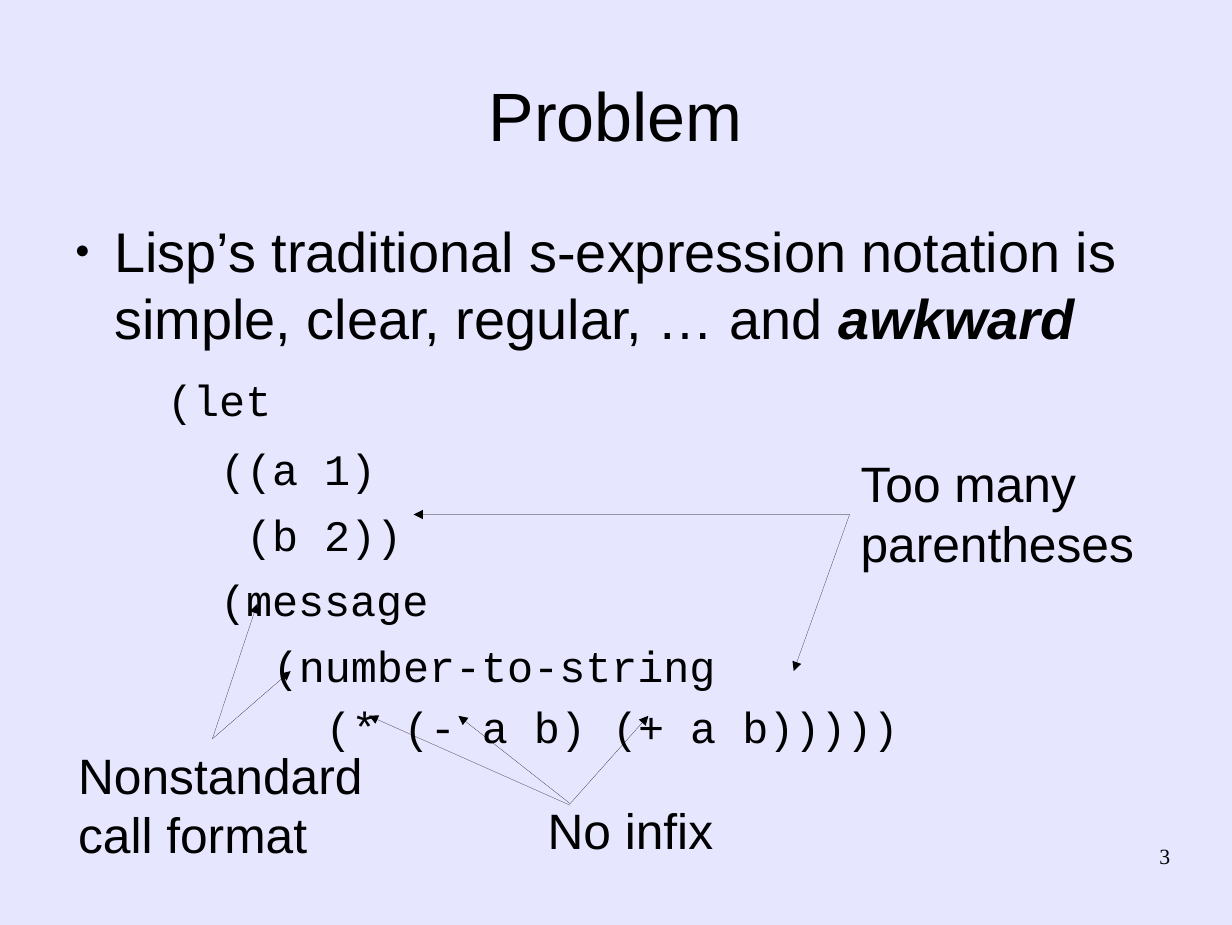
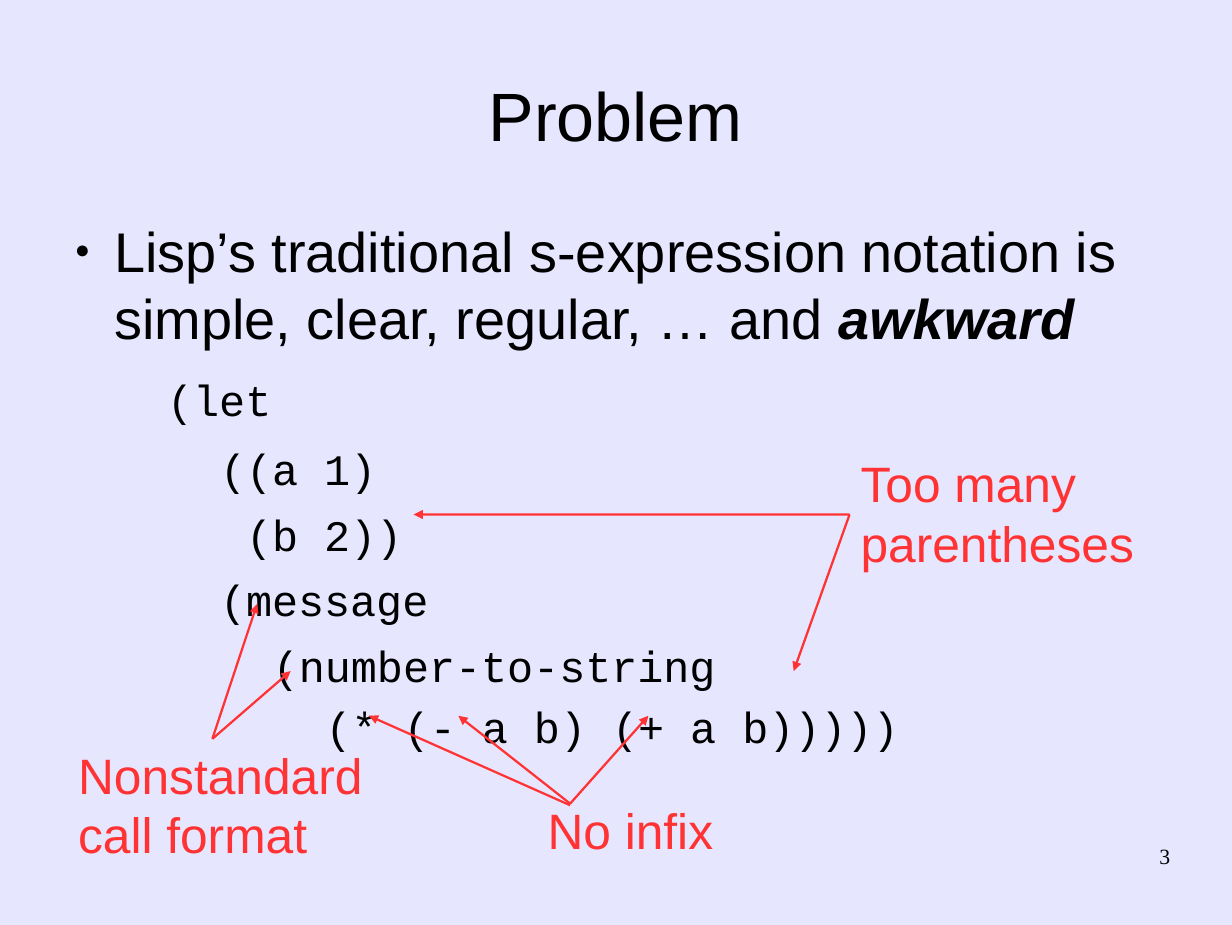
Before and after one commit to martin12333/Readable-Lisp-S-expressions, a slide deck: slide 3 of readable-s-expressions.odp. Drawn at 1232x925 pixels with LibreOffice and Linux fonts; fonts in the diff are those of the drawing. Boxes give left, top, right and bottom in pixels: in the first picture for what was removed or moved away, otherwise in the second. Text is boxed around its words. In the diff, an @@ line names an element or a change of style, - is before the commit and + after.

```diff
--- a/readable-s-expressions.odp
+++ b/readable-s-expressions.odp
@@ text colour #000000 to #FF3333 in 3 elements at box(548, 813, 713, 850), box(78, 758, 362, 854), box(861, 467, 1134, 571) @@
@@ arrow (850, 514) - (414, 514): stroke #000000 0 pt to #FF3333 1.45 pt @@
@@ arrow (850, 514) - (794, 671): stroke #000000 0 pt to #FF3333 1.45 pt @@
@@ arrow (212, 739) - (257, 604): stroke #000000 0 pt to #FF3333 1.45 pt @@
@@ arrow (212, 739) - (291, 671): stroke #000000 0 pt to #FF3333 1.45 pt @@
@@ arrow (570, 805) - (369, 715): stroke #000000 0 pt to #FF3333 1.45 pt @@
@@ arrow moved from (570, 804) - (648, 715) to (570, 804) - (458, 715) @@
@@ arrow (570, 804) - (458, 715): stroke #000000 0 pt to #FF3333 1.45 pt @@
@@ arrow moved from (570, 804) - (458, 715) to (570, 804) - (648, 715) @@
@@ arrow (570, 804) - (648, 715): stroke #000000 0 pt to #FF3333 1.45 pt @@
```
Also in this commit, not shown: 8 other slides changed.
